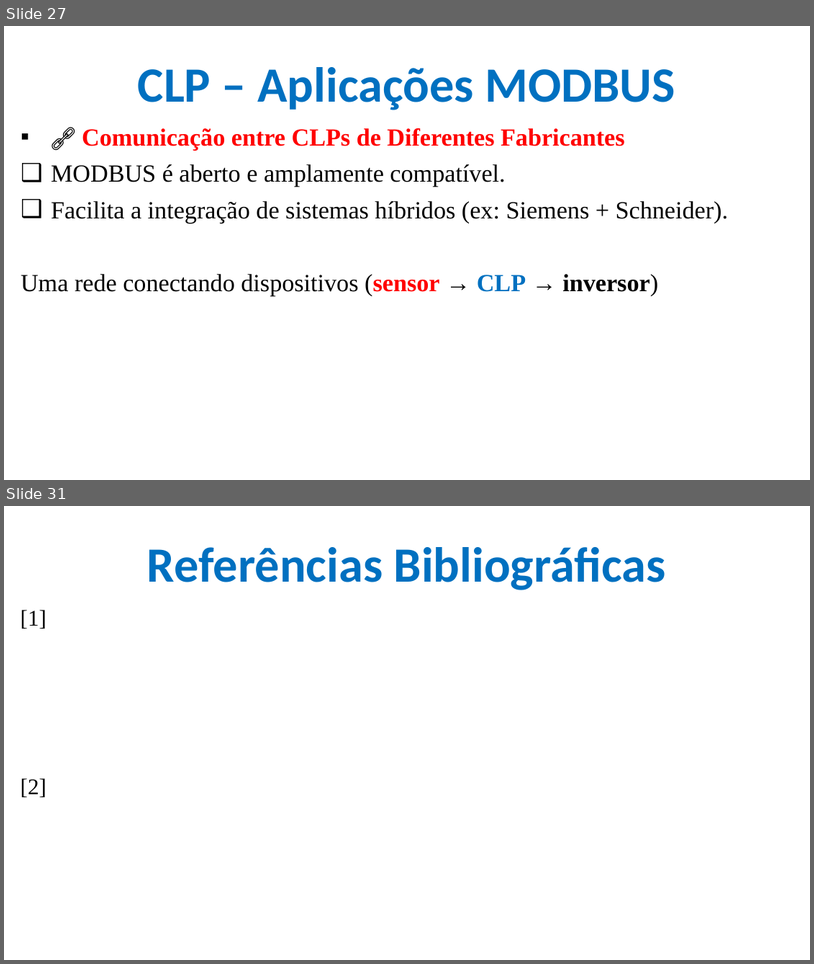
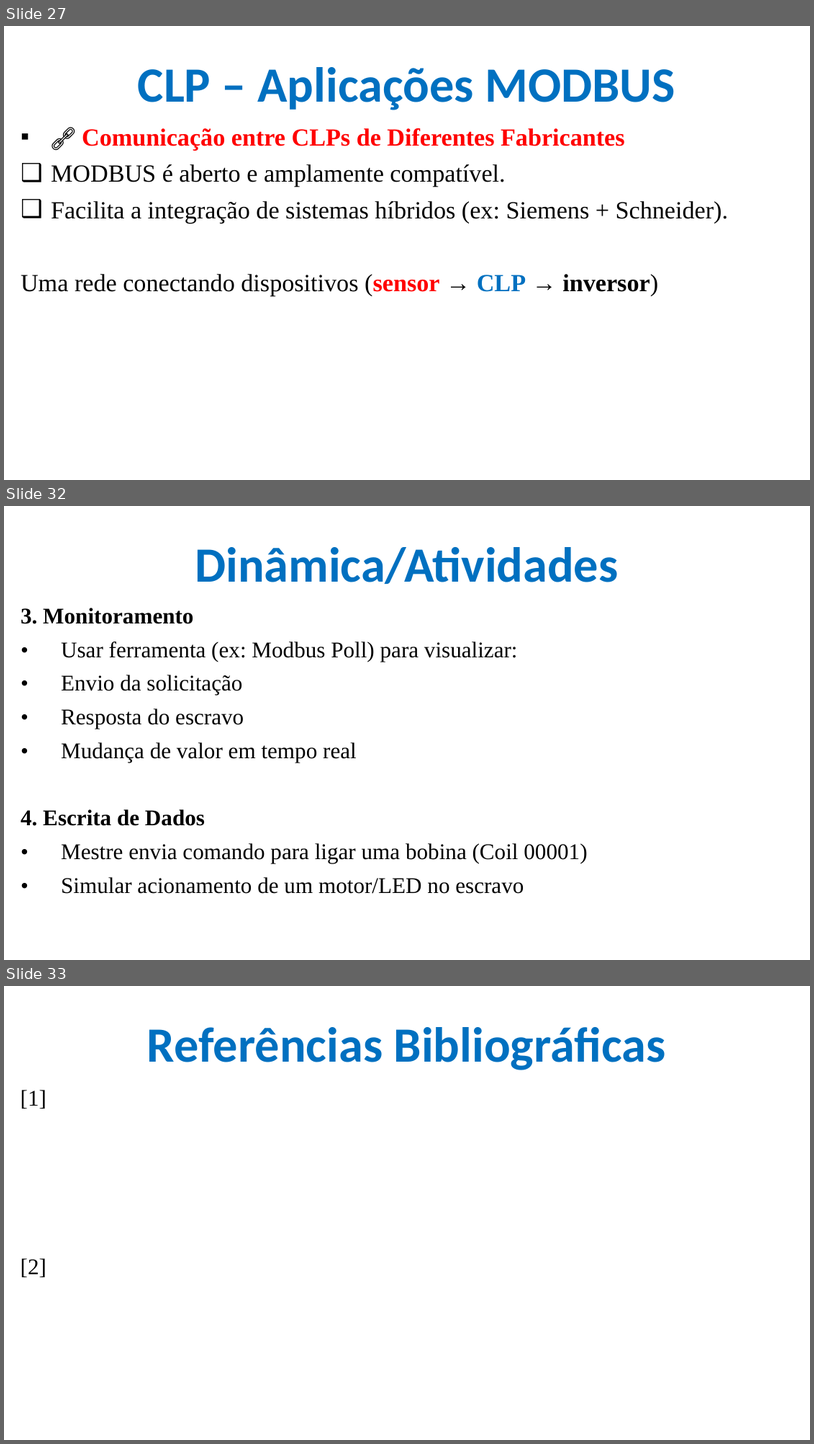
Before and after one commit to CloudEducationBrazil/WydenUniRuyControladoresLogicosProgCLP, a slide deck: 01 Classes/Aula6 - CLP - Redes Industriais MODBUS.pptx. Shown one above the other, each under a label of ours: slides 27 and 31 before the commit, slides 27, 32 and 33 after it; the slides between them are not shown. The pictures are 814x964 and 814x1444 pixels, drawn with LibreOffice and Linux fonts; fonts in the diff are those of the drawing; background and template pictures are left out. Boxes give left, top, right and bottom in pixels: in the first picture for what was removed or moved away, otherwise in the second. Text is boxed around its words. In the diff, an @@ line names an element or a change of style, - is before the commit and + after.

Commit message:
Disciplina CLP MODBUS - 24Abr2025

```diff
--- a/01 Classes/Aula6 - CLP - Redes Industriais MODBUS.pptx
+++ b/01 Classes/Aula6 - CLP - Redes Industriais MODBUS.pptx
@@ slide 32 added at (4, 506, 810, 960), background picture (left out) @@
@@ title added at (195, 547, 618, 584), 44 pt, text #0070C0, bold @@
+Dinâmica/Atividades
@@ text added at (21, 608, 587, 893), 20 pt, text #000000 @@
+3. Monitoramento
+• Usar ferramenta (ex: Modbus Poll) para visualizar:
+• Envio da solicitação
+• Resposta do escravo
+• Mudança de valor em tempo real
+4. Escrita de Dados
+• Mestre envia comando para ligar uma bobina (Coil 00001)
+• Simular acionamento de um motor/LED no escravo
@@ what was slide 31 is now slide 33 @@
```
Also in this commit, not shown: 3 slides changed, 1 other slide added.
